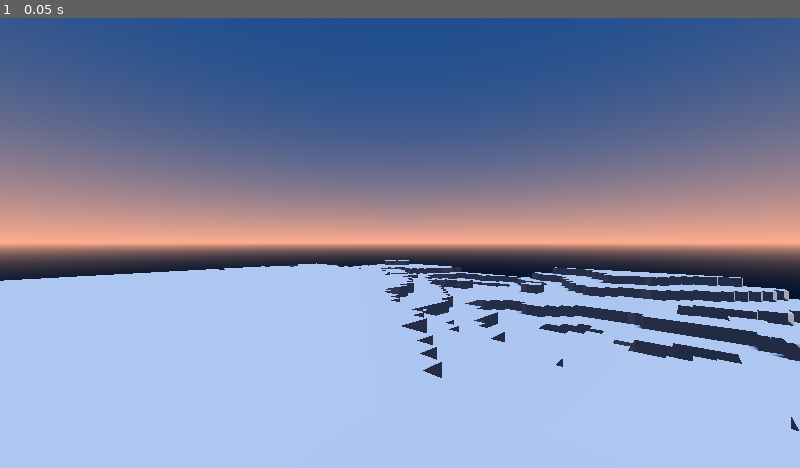
Above: before the commit, frame 1.
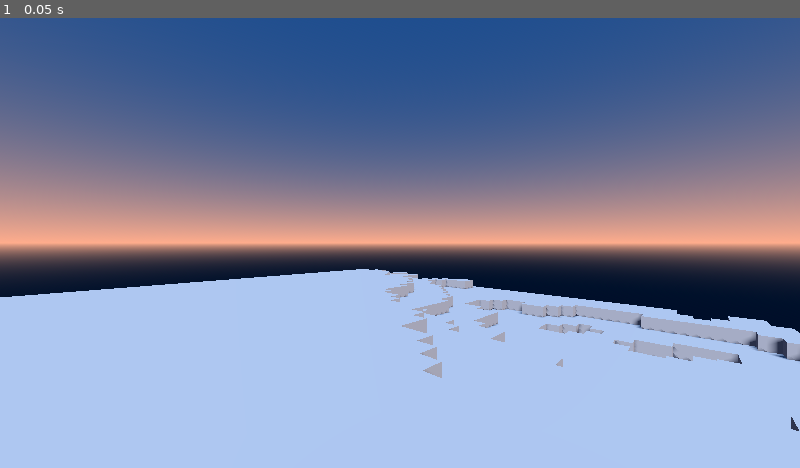
Above: after the commit, the same moment.

Repository: Lost-Rabbit-Digital/The_Voxel_Project
Game: Godot game, scene res://scenes/game.tscn
Two runs of this game, one before a commit and one after it. Both use one fixed random seed, a clock stepped at 60 frames per second and the inputs below.
Inputs:
- Up to frame 1 (0.05 s): no input

The runs differ from the first frame. In frame 1, 6.2% of the frame differs, in the area x 0-100%, y 53-80%.

Commit message:
Fixed face and vertice rendering

Diff:
--- a/snc_project/scenes/game.tscn
+++ b/snc_project/scenes/game.tscn
@@ -22,18 +22,18 @@
 [node name="GameWorld" type="Node3D"]
 script = ExtResource("1_lbhrr")
 
-[node name="WorldEnvironment" type="WorldEnvironment" parent="."]
-environment = SubResource("Environment_lnu2h")
+[node name="ChunkManager" type="Node3D" parent="."]
+script = ExtResource("4_iywne")
+metadata/_custom_type_script = ExtResource("4_iywne")
+
+[node name="Camera3D" type="Camera3D" parent="."]
+transform = Transform3D(0.707107, 0, 0.707107, 0, 1, 0, -0.707107, 0, 0.707107, 20, 20, 20)
+script = ExtResource("2_yqjtg")
 
 [node name="DirectionalLight3D" type="DirectionalLight3D" parent="."]
 transform = Transform3D(0.698678, -0.492456, 0.518977, 0, 0.725398, 0.688329, -0.715437, -0.48092, 0.50682, 0, 0, 0)
 shadow_enabled = true
 directional_shadow_mode = 0
 
-[node name="Camera3D" type="Camera3D" parent="."]
-transform = Transform3D(0.707107, 0, 0.707107, 0, 1, 0, -0.707107, 0, 0.707107, 20, 20, 20)
-script = ExtResource("2_yqjtg")
-
-[node name="ChunkManager" type="Node3D" parent="."]
-script = ExtResource("4_iywne")
-metadata/_custom_type_script = ExtResource("4_iywne")
+[node name="WorldEnvironment" type="WorldEnvironment" parent="."]
+environment = SubResource("Environment_lnu2h")
--- a/snc_project/scripts/environment/game_world.gd
+++ b/snc_project/scripts/environment/game_world.gd
@@ -1,20 +1,19 @@
 extends Node3D
 
 @onready var chunk_manager: ChunkManager = $ChunkManager
+@onready var camera: Camera3D = $Camera3D
 
 func _ready() -> void:
-	# Create initial chunks around origin
-	for x in range(-2, 3):
-		for z in range(-2, 3):
-			chunk_manager.create_chunk(Vector3(x, 0, z))
+	# Initialize the world with a controlled number of chunks
+	chunk_manager.generate_initial_chunks()
 
-func _on_player_moved(new_position: Vector3) -> void:
-	# Convert player position to chunk coordinates
-	var chunk_pos = Vector3(
-		floor(new_position.x / ChunkData.CHUNK_SIZE),
-		floor(new_position.y / ChunkData.CHUNK_SIZE),
-		floor(new_position.z / ChunkData.CHUNK_SIZE)
+func _process(_delta: float) -> void:
+	# Get camera position in chunk coordinates
+	var camera_chunk_pos = Vector3(
+		floor(camera.position.x / ChunkData.CHUNK_SIZE),
+		floor(camera.position.y / ChunkData.CHUNK_SIZE),
+		floor(camera.position.z / ChunkData.CHUNK_SIZE)
 	)
 
-	# Load new chunks as needed
-	chunk_manager.create_chunk(chunk_pos)
+	# Update chunk visibility based on camera position
+	chunk_manager.update_chunk_visibility(camera_chunk_pos)
--- a/snc_project/scripts/voxels/chunk_data.gd
+++ b/snc_project/scripts/voxels/chunk_data.gd
@@ -1,21 +1,42 @@
 class_name ChunkData
 extends Resource
 
-const CHUNK_SIZE = 16
+const CHUNK_SIZE: int = 16
 
 var voxels: Dictionary = {}
 var position: Vector3
 var needs_remesh: bool = true
 
+signal voxel_changed(pos: Vector3, type: int)
+
 func _init(chunk_pos: Vector3) -> void:
 	position = chunk_pos
+
+func get_voxel(local_pos: Vector3) -> VoxelTypes.Type:
+	return voxels.get(local_pos, VoxelTypes.Type.AIR)
 
 func set_voxel(local_pos: Vector3, type: VoxelTypes.Type) -> void:
 	if type == VoxelTypes.Type.AIR:
 		voxels.erase(local_pos)
 	else:
 		voxels[local_pos] = type
+
 	needs_remesh = true
+	voxel_changed.emit(local_pos, type)
 
-func get_voxel(local_pos: Vector3) -> VoxelTypes.Type:
-	return voxels.get(local_pos, VoxelTypes.Type.AIR)
+func is_position_valid(pos: Vector3) -> bool:
+	return pos.x >= 0 and pos.x < CHUNK_SIZE and \
+		   pos.y >= 0 and pos.y < CHUNK_SIZE and \
+		   pos.z >= 0 and pos.z < CHUNK_SIZE
+
+# Get chunk-space coordinates
+func world_to_local(world_pos: Vector3) -> Vector3:
+	return Vector3(
+		posmod(world_pos.x, CHUNK_SIZE),
+		posmod(world_pos.y, CHUNK_SIZE),
+		posmod(world_pos.z, CHUNK_SIZE)
+	)
+
+# Get world-space coordinates
+func local_to_world(local_pos: Vector3) -> Vector3:
+	return position * CHUNK_SIZE + local_pos
--- a/snc_project/scripts/voxels/chunk_manager.gd
+++ b/snc_project/scripts/voxels/chunk_manager.gd
@@ -1,17 +1,47 @@
 class_name ChunkManager
 extends Node3D
 
+# Configuration
+const RENDER_DISTANCE := 5  # Number of chunks in each direction
+const MAX_CHUNKS := 100     # Safety limit for total chunks
+
+# Components
 var terrain_generator: TerrainGenerator
 var mesh_builder: ChunkMeshBuilder
 var active_chunks: Dictionary = {}
+var debug_enabled: bool = true
 
 func _init() -> void:
 	terrain_generator = TerrainGenerator.new()
 	mesh_builder = ChunkMeshBuilder.new(MaterialFactory.new())
 
-func create_chunk(chunk_pos: Vector3) -> void:
+func _ready() -> void:
+	# Initialize starting chunks in a controlled manner
+	generate_initial_chunks()
+
+func generate_initial_chunks() -> void:
+	# Start with just the center chunk and immediate neighbors
+	var center = Vector3.ZERO
+	var chunks_to_generate = [center]
+
+	# Add immediate neighbors (6 directions)
+	for x in range(-1, 2):
+		for z in range(-1, 2):
+			var pos = Vector3(x, 0, z)
+			if pos != Vector3.ZERO:  # Skip center chunk as it's already included
+				chunks_to_generate.append(pos)
+
+	# Generate chunks in a controlled order
+	for chunk_pos in chunks_to_generate:
+		if active_chunks.size() < MAX_CHUNKS:
+			create_single_chunk(chunk_pos)
+
+func create_single_chunk(chunk_pos: Vector3) -> void:
 	if chunk_pos in active_chunks:
 		return
+
+	if debug_enabled:
+		print("Creating chunk at: ", chunk_pos)
 
 	var chunk_data = terrain_generator.generate_chunk_data(chunk_pos)
 	var mesh_instance = mesh_builder.build_mesh(chunk_data)
@@ -24,16 +54,36 @@
 			"mesh": mesh_instance
 		}
 
-func update_chunk(chunk_pos: Vector3) -> void:
-	if not chunk_pos in active_chunks:
-		return
+func get_chunk_at_position(world_pos: Vector3) -> ChunkData:
+	var chunk_pos = Vector3(
+		floor(world_pos.x / ChunkData.CHUNK_SIZE),
+		floor(world_pos.y / ChunkData.CHUNK_SIZE),
+		floor(world_pos.z / ChunkData.CHUNK_SIZE)
+	)
 
-	var chunk = active_chunks[chunk_pos]
-	if chunk.data.needs_remesh:
-		var new_mesh = mesh_builder.build_mesh(chunk.data)
-		if new_mesh:
+	return active_chunks.get(chunk_pos, {}).get("data")
+
+func is_chunk_loaded(chunk_pos: Vector3) -> bool:
+	return chunk_pos in active_chunks
+
+func unload_distant_chunks(center_pos: Vector3) -> void:
+	var chunks_to_remove = []
+
+	for chunk_pos in active_chunks:
+		var distance = chunk_pos.distance_to(center_pos)
+		if distance > RENDER_DISTANCE:
+			chunks_to_remove.append(chunk_pos)
+
+	for chunk_pos in chunks_to_remove:
+		if chunk_pos in active_chunks:
+			var chunk = active_chunks[chunk_pos]
 			chunk.mesh.queue_free()
-			chunk.mesh = new_mesh
-			chunk.mesh.position = chunk_pos * ChunkData.CHUNK_SIZE
-			add_child(chunk.mesh)
-			chunk.data.needs_remesh = false
+			active_chunks.erase(chunk_pos)
+			if debug_enabled:
+				print("Unloaded chunk at: ", chunk_pos)
+
+func update_chunk_visibility(center_pos: Vector3) -> void:
+	# Hide chunks beyond render distance
+	for chunk in active_chunks.values():
+		var distance = (chunk.mesh.position / ChunkData.CHUNK_SIZE).distance_to(center_pos)
+		chunk.mesh.visible = distance <= RENDER_DISTANCE
--- a/snc_project/scripts/voxels/chunk_mesh_builder.gd
+++ b/snc_project/scripts/voxels/chunk_mesh_builder.gd
@@ -19,49 +19,56 @@
 
 func _get_vertices_for_face(face: String, base_pos: Vector3) -> PackedVector3Array:
 	var vertices = PackedVector3Array()
+
+	# Common vertices for a quad (2 triangles)
+	var v0: Vector3
+	var v1: Vector3
+	var v2: Vector3
+	var v3: Vector3
+
 	match face:
 		"top":
-			vertices.push_back(base_pos + Vector3(0, 1, 0))
-			vertices.push_back(base_pos + Vector3(1, 1, 0))
-			vertices.push_back(base_pos + Vector3(1, 1, 1))
-			vertices.push_back(base_pos + Vector3(0, 1, 0))
-			vertices.push_back(base_pos + Vector3(1, 1, 1))
-			vertices.push_back(base_pos + Vector3(0, 1, 1))
+			# Counter-clockwise when viewed from above (looking down -Y)
+			v0 = base_pos + Vector3(0, 1, 0)  # Front-left
+			v1 = base_pos + Vector3(1, 1, 0)  # Front-right
+			v2 = base_pos + Vector3(1, 1, 1)  # Back-right
+			v3 = base_pos + Vector3(0, 1, 1)  # Back-left
 		"bottom":
-			vertices.push_back(base_pos + Vector3(0, 0, 1))
-			vertices.push_back(base_pos + Vector3(1, 0, 1))
-			vertices.push_back(base_pos + Vector3(1, 0, 0))
-			vertices.push_back(base_pos + Vector3(0, 0, 1))
-			vertices.push_back(base_pos + Vector3(1, 0, 0))
-			vertices.push_back(base_pos + Vector3(0, 0, 0))
-		"north":
-			vertices.push_back(base_pos + Vector3(0, 0, 1))
-			vertices.push_back(base_pos + Vector3(1, 0, 1))
-			vertices.push_back(base_pos + Vector3(1, 1, 1))
-			vertices.push_back(base_pos + Vector3(0, 0, 1))
-			vertices.push_back(base_pos + Vector3(1, 1, 1))
-			vertices.push_back(base_pos + Vector3(0, 1, 1))
-		"south":
-			vertices.push_back(base_pos + Vector3(0, 0, 0))
-			vertices.push_back(base_pos + Vector3(0, 1, 0))
-			vertices.push_back(base_pos + Vector3(1, 1, 0))
-			vertices.push_back(base_pos + Vector3(0, 0, 0))
-			vertices.push_back(base_pos + Vector3(1, 1, 0))
-			vertices.push_back(base_pos + Vector3(1, 0, 0))
-		"east":
-			vertices.push_back(base_pos + Vector3(1, 0, 0))
-			vertices.push_back(base_pos + Vector3(1, 1, 0))
-			vertices.push_back(base_pos + Vector3(1, 1, 1))
-			vertices.push_back(base_pos + Vector3(1, 0, 0))
-			vertices.push_back(base_pos + Vector3(1, 1, 1))
-			vertices.push_back(base_pos + Vector3(1, 0, 1))
-		"west":
-			vertices.push_back(base_pos + Vector3(0, 0, 0))
-			vertices.push_back(base_pos + Vector3(0, 0, 1))
-			vertices.push_back(base_pos + Vector3(0, 1, 1))
-			vertices.push_back(base_pos + Vector3(0, 0, 0))
-			vertices.push_back(base_pos + Vector3(0, 1, 1))
-			vertices.push_back(base_pos + Vector3(0, 1, 0))
+			# Counter-clockwise when viewed from below (looking up +Y)
+			v0 = base_pos + Vector3(0, 0, 1)  # Back-left
+			v1 = base_pos + Vector3(1, 0, 1)  # Back-right
+			v2 = base_pos + Vector3(1, 0, 0)  # Front-right
+			v3 = base_pos + Vector3(0, 0, 0)  # Front-left
+		"north": # +Z face
+			v0 = base_pos + Vector3(0, 0, 1)  # Bottom-left
+			v1 = base_pos + Vector3(0, 1, 1)  # Top-left
+			v2 = base_pos + Vector3(1, 1, 1)  # Top-right
+			v3 = base_pos + Vector3(1, 0, 1)  # Bottom-right
+		"south": # -Z face
+			v0 = base_pos + Vector3(1, 0, 0)  # Bottom-left
+			v1 = base_pos + Vector3(1, 1, 0)  # Top-left
+			v2 = base_pos + Vector3(0, 1, 0)  # Top-right
+			v3 = base_pos + Vector3(0, 0, 0)  # Bottom-right
+		"east": # +X face
+			v0 = base_pos + Vector3(1, 0, 1)  # Bottom-left
+			v1 = base_pos + Vector3(1, 1, 1)  # Top-left
+			v2 = base_pos + Vector3(1, 1, 0)  # Top-right
+			v3 = base_pos + Vector3(1, 0, 0)  # Bottom-right
+		"west": # -X face
+			v0 = base_pos + Vector3(0, 0, 0)  # Bottom-left
+			v1 = base_pos + Vector3(0, 1, 0)  # Top-left
+			v2 = base_pos + Vector3(0, 1, 1)  # Top-right
+			v3 = base_pos + Vector3(0, 0, 1)  # Bottom-right
+
+	# Create triangles with correct winding order
+	vertices.push_back(v0)  # First triangle
+	vertices.push_back(v1)
+	vertices.push_back(v2)
+
+	vertices.push_back(v0)  # Second triangle
+	vertices.push_back(v2)
+	vertices.push_back(v3)
+
 	return vertices
 
 func _get_normal_for_face(face: String) -> Vector3:
@@ -82,7 +89,6 @@
 	var normals = PackedVector3Array()
 	var uvs = PackedVector2Array()
 
-	# Process each voxel
 	for pos in chunk_data.voxels:
 		var voxel_type = chunk_data.get_voxel(pos)
 		if voxel_type == VoxelTypes.Type.AIR:
@@ -90,32 +96,41 @@
 
 		_add_voxel_faces(pos, chunk_data, vertices, normals, uvs)
 
-	# If no vertices were generated, return null
 	if vertices.size() == 0:
 		return null
 
-	# Create arrays
 	arrays[Mesh.ARRAY_VERTEX] = vertices
 	arrays[Mesh.ARRAY_NORMAL] = normals
 	arrays[Mesh.ARRAY_TEX_UV] = uvs
 
-	# Create mesh
 	var mesh = ArrayMesh.new()
 	mesh.add_surface_from_arrays(Mesh.PRIMITIVE_TRIANGLES, arrays)
 
-	# Setup material
 	var material = material_factory.get_material_for_type(VoxelTypes.Type.STONE)
 	material.shading_mode = BaseMaterial3D.SHADING_MODE_PER_VERTEX
 	material.cull_mode = BaseMaterial3D.CULL_BACK
+	material.vertex_color_use_as_albedo = true
 	mesh.surface_set_material(0, material)
 
-	# Create mesh instance
 	var mesh_instance = MeshInstance3D.new()
 	mesh_instance.mesh = mesh
 	mesh_instance.cast_shadow = GeometryInstance3D.SHADOW_CASTING_SETTING_ON
+	mesh_instance.gi_mode = GeometryInstance3D.GI_MODE_DYNAMIC
 
 	_add_collision(mesh_instance)
 	return mesh_instance
+
+func _should_add_face(pos: Vector3, chunk_data: ChunkData) -> bool:
+	# First check if we're at a chunk boundary
+	if pos.x < 0 or pos.y < 0 or pos.z < 0 or \
+	   pos.x >= ChunkData.CHUNK_SIZE or pos.y >= ChunkData.CHUNK_SIZE or pos.z >= ChunkData.CHUNK_SIZE:
+		# For chunk boundaries, we need to get the voxel from the neighboring chunk
+		# For now, we'll show faces at chunk boundaries until we implement chunk loading
+		return true
+
+	# Inside the chunk, check if the neighbor is air
+	var neighbor_type = chunk_data.get_voxel(pos)
+	return neighbor_type == VoxelTypes.Type.AIR
 
 func _add_voxel_faces(pos: Vector3, chunk_data: ChunkData, vertices: PackedVector3Array, normals: PackedVector3Array, uvs: PackedVector2Array) -> void:
 	var world_pos = pos * VOXEL_SIZE
@@ -124,20 +139,21 @@
 		var check_pos = pos + _get_normal_for_face(face)
 		if _should_add_face(check_pos, chunk_data):
 			var face_vertices = _get_vertices_for_face(face, world_pos)
-			# Add vertices
+			var normal = _get_normal_for_face(face)
+
 			for vertex in face_vertices:
 				vertices.push_back(vertex)
-				normals.push_back(_get_normal_for_face(face))
+				normals.push_back(normal)
 
-			# Add UVs
-			for _i in range(6):
-				uvs.push_back(Vector2(float(_i > 2), float(_i % 3 == 0)))
-
-func _should_add_face(pos: Vector3, chunk_data: ChunkData) -> bool:
-	if pos.x < 0 or pos.y < 0 or pos.z < 0 or \
-	   pos.x >= ChunkData.CHUNK_SIZE or pos.y >= ChunkData.CHUNK_SIZE or pos.z >= ChunkData.CHUNK_SIZE:
-		return true
-	return chunk_data.get_voxel(pos) == VoxelTypes.Type.AIR
+			# Add UVs for this face
+			uvs.append_array([
+				Vector2(0, 0),  # First triangle
+				Vector2(1, 0),
+				Vector2(1, 1),
+				Vector2(0, 0),  # Second triangle
+				Vector2(1, 1),
+				Vector2(0, 1)
+			])
 
 func _add_collision(mesh_instance: MeshInstance3D) -> void:
 	var body = StaticBody3D.new()
Binary file added: snc_project/textures/uv_coordinate_map.png
Not shown, added: snc_project/textures/uv_coordinate_map.png.import
